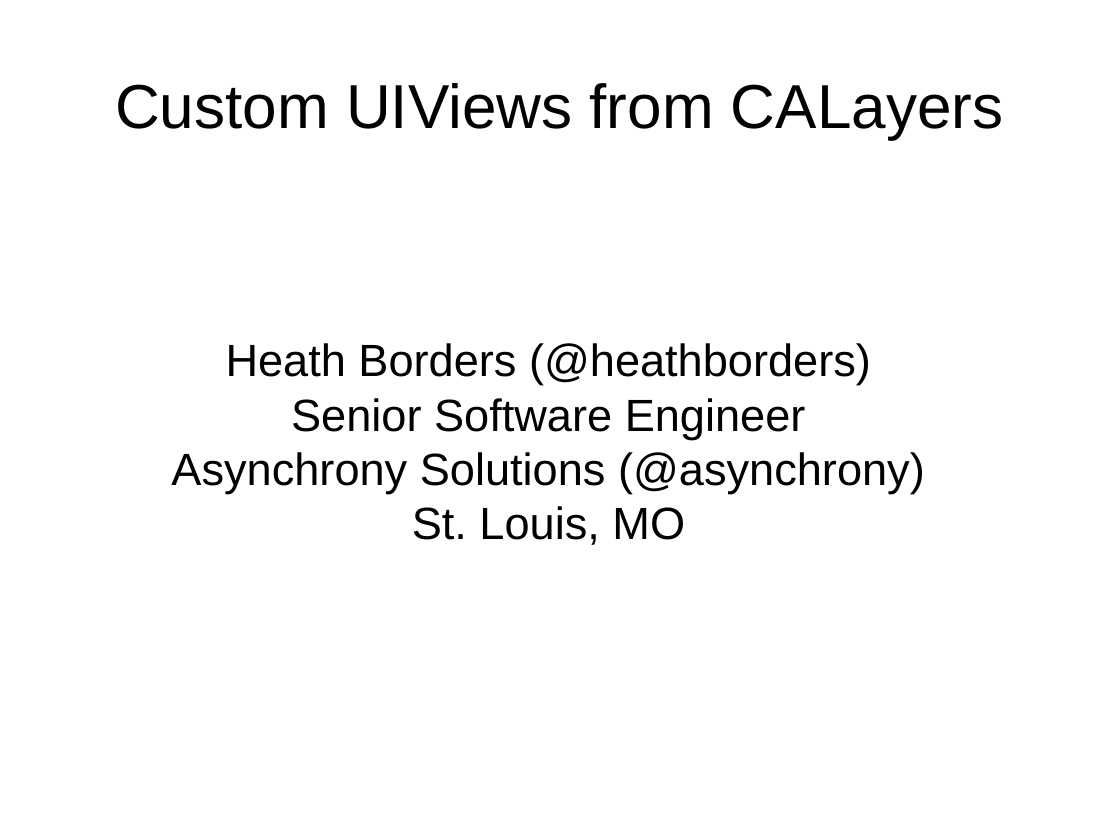
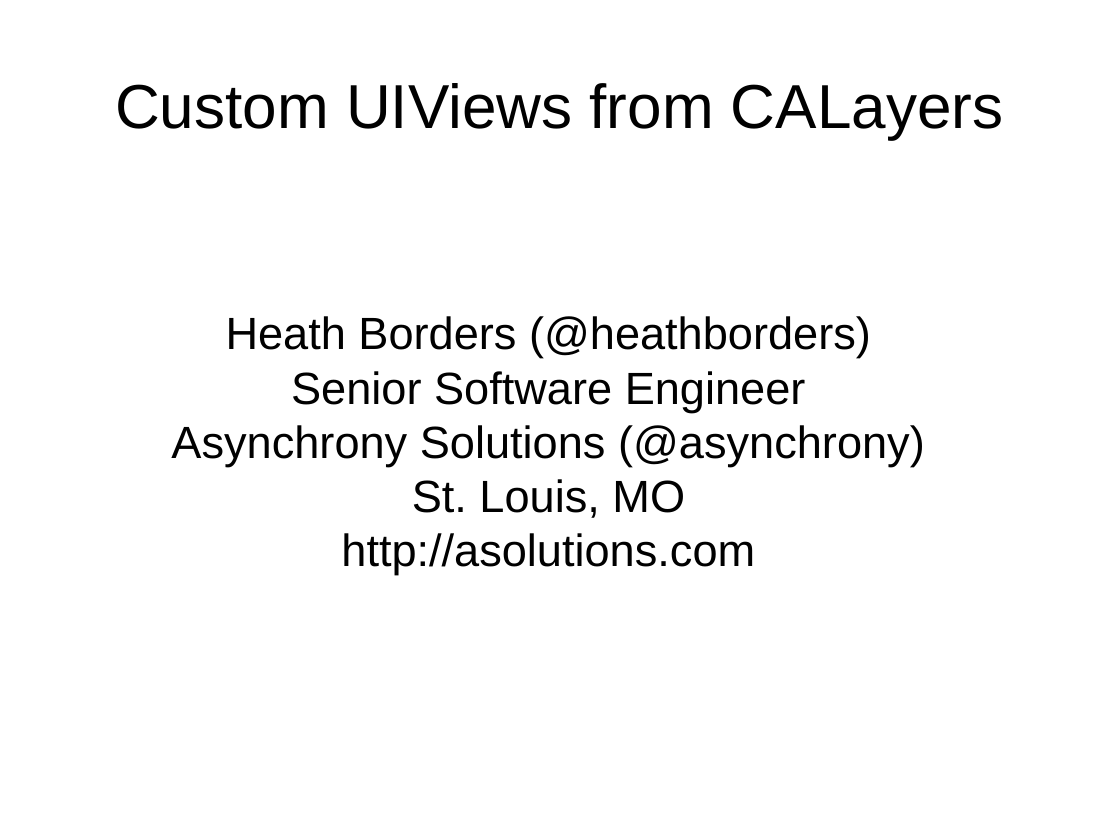
Before and after one commit to hborders/HBProgressView, a slide deck: slide 1 of presentation.odp. Drawn at 1120x840 pixels with LibreOffice and Linux fonts; fonts in the diff are those of the drawing. Boxes give left, top, right and bottom in pixels: in the first picture for what was removed or moved away, otherwise in the second. Text is boxed around its words. In the diff, an @@ line names an element or a change of style, - is before the commit and + after.

```diff
--- a/presentation.odp
+++ b/presentation.odp
@@ subtitle at <box>341,533,755,575</box>: paragraph added @@
+http://asolutions.com
```
Also in this commit, not shown: 2 other slides changed, 1 other file.
